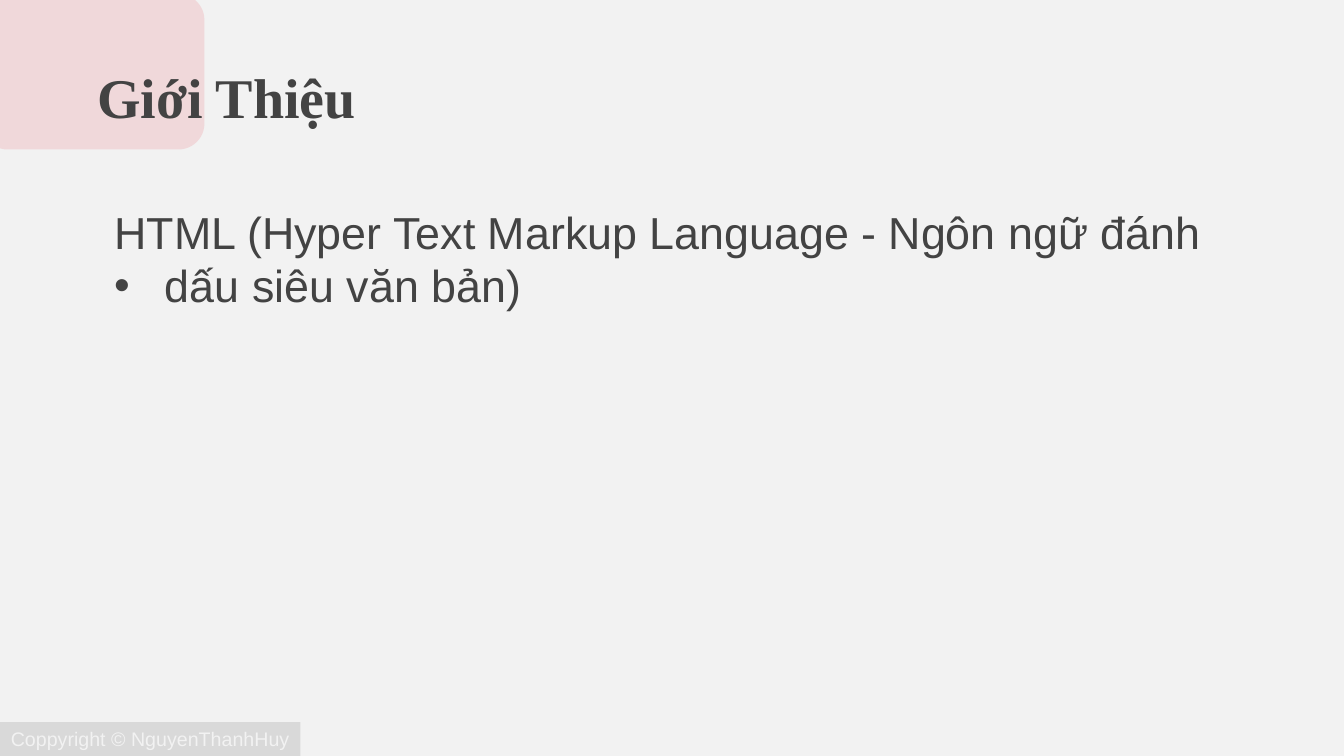
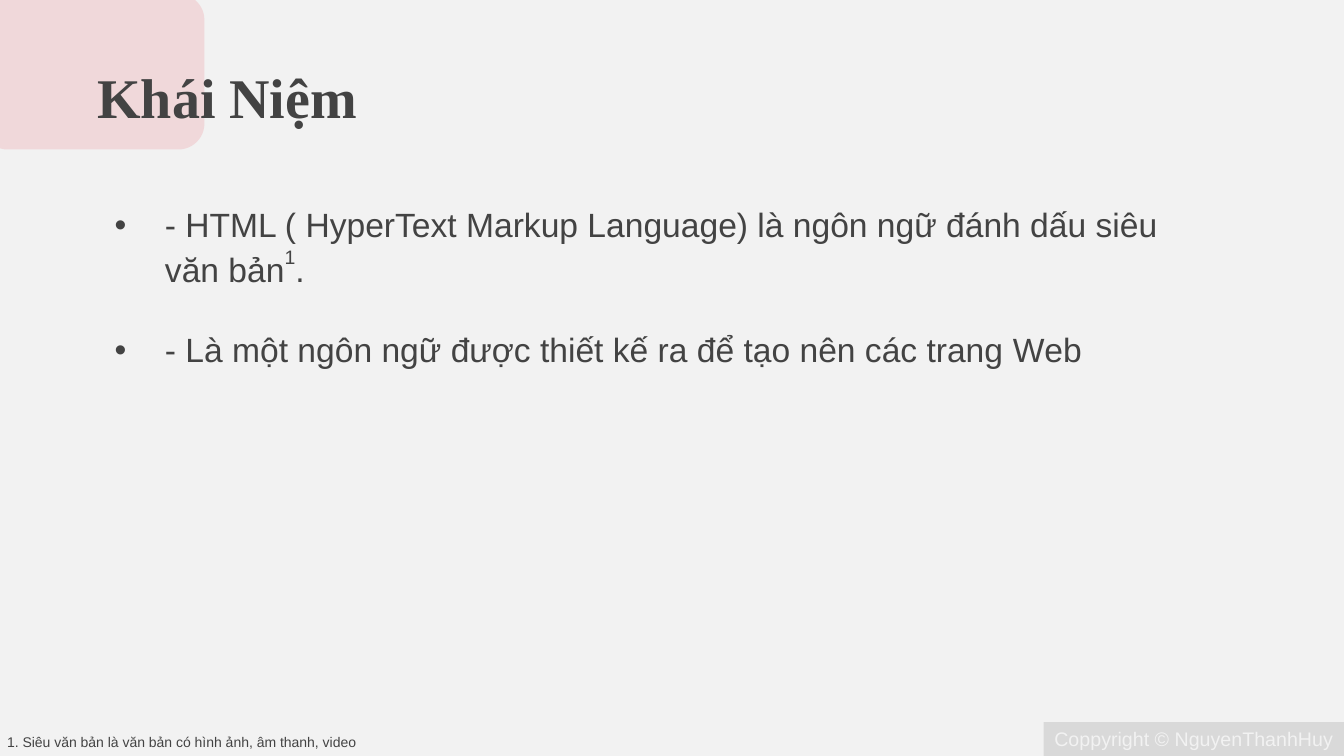
Before and after one commit to YoungBirds134/document_DevWeb, a slide deck: slide 10 of LapTrinhWeb.pptx. Drawn at 1344x756 pixels with LibreOffice and Linux fonts; fonts in the diff are those of the drawing. Boxes give left, top, right and bottom in pixels: in the first picture for what was removed or moved away, otherwise in the second. Text is boxed around its words. In the diff, an @@ line names an element or a change of style, - is before the commit and + after.

```diff
--- a/LapTrinhWeb.pptx
+++ b/LapTrinhWeb.pptx
@@ title at <box>97,78,357,128</box>: text changed @@
-Giới Thiệu
+Khái Niệm
@@ subtitle at <box>165,211,1158,369</box>: text changed; size 32 to 24 pt @@
-HTML (Hyper Text Markup Language - Ngôn ngữ đánh
-• dấu siêu văn bản)
+• - HTML ( HyperText Markup Language) là ngôn ngữ đánh dấu siêu văn bản1.
+• - Là một ngôn ngữ được thiết kế ra để tạo nên các trang Web
@@ text added at <box>7,736,356,749</box>, 10 pt, text #434343 @@
+1. Siêu văn bản là văn bản có hình ảnh, âm thanh, video
@@ rectangle: place and size @@
-rectangle at <box>0,722,300,756</box>
+rectangle at <box>1044,722,1344,756</box>
```
Also in this commit, not shown: 8 other slides changed, 2 slides added.
